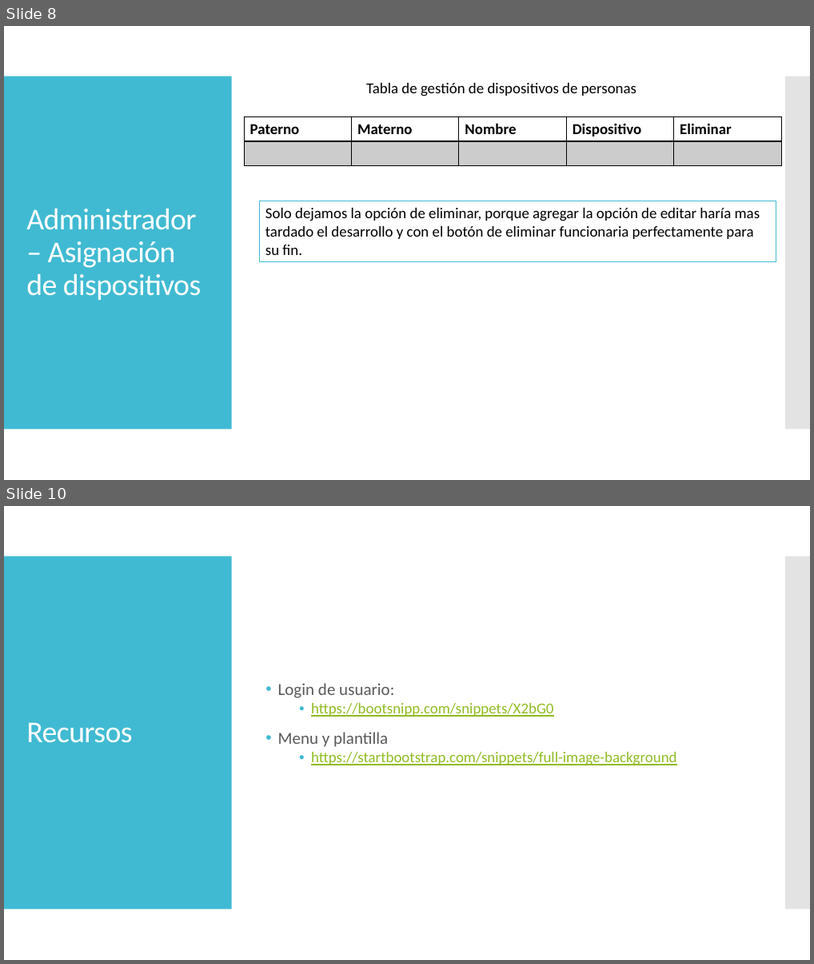
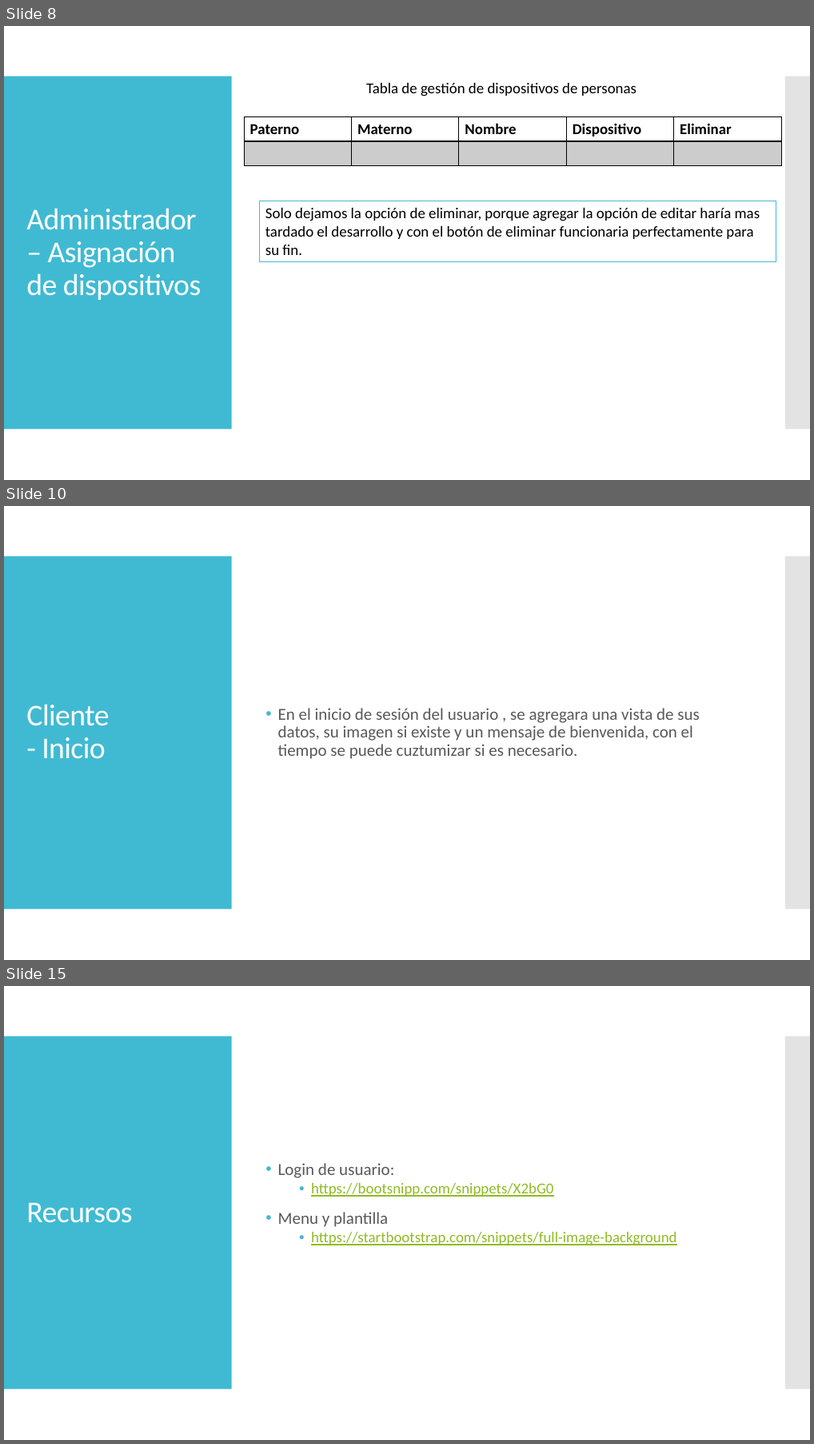
Before and after one commit to ByBoni1416/HelpDesk, a slide deck: docs/Sistema de mesa de ayuda o help-desk.pptx. Shown one above the other, each under a label of ours: slides 8 and 10 before the commit, slides 8, 10 and 15 after it; the slides between them are not shown. The pictures are 814x964 and 814x1444 pixels, drawn with LibreOffice and Linux fonts; fonts in the diff are those of the drawing. Boxes give left, top, right and bottom in pixels: in the first picture for what was removed or moved away, otherwise in the second. Text is boxed around its words. In the diff, an @@ line names an element or a change of style, - is before the commit and + after.

```diff
--- a/docs/Sistema de mesa de ayuda o help-desk.pptx
+++ b/docs/Sistema de mesa de ayuda o help-desk.pptx
@@ slide 10 added at (x1=4, y1=506, x2=810, y2=960), background #FFFFFF; not listed: 2 template elements that a slide beside it also shows @@
@@ title added at (x1=26, y1=704, x2=109, y2=759), 36 pt, text #FFFFFF @@
+Cliente
+- Inicio
@@ text added at (x1=278, y1=708, x2=699, y2=759), 20 pt, text #595959 @@
+• En el inicio de sesión del usuario , se agregara una vista de sus datos, su imagen si existe y un mensaje de bienvenida, con el tiempo se puede cuztumizar si es necesario.
@@ what was slide 10 is now slide 15 @@
```
Also in this commit, not shown: 3 slides changed, 4 other slides added, 1 other file.
